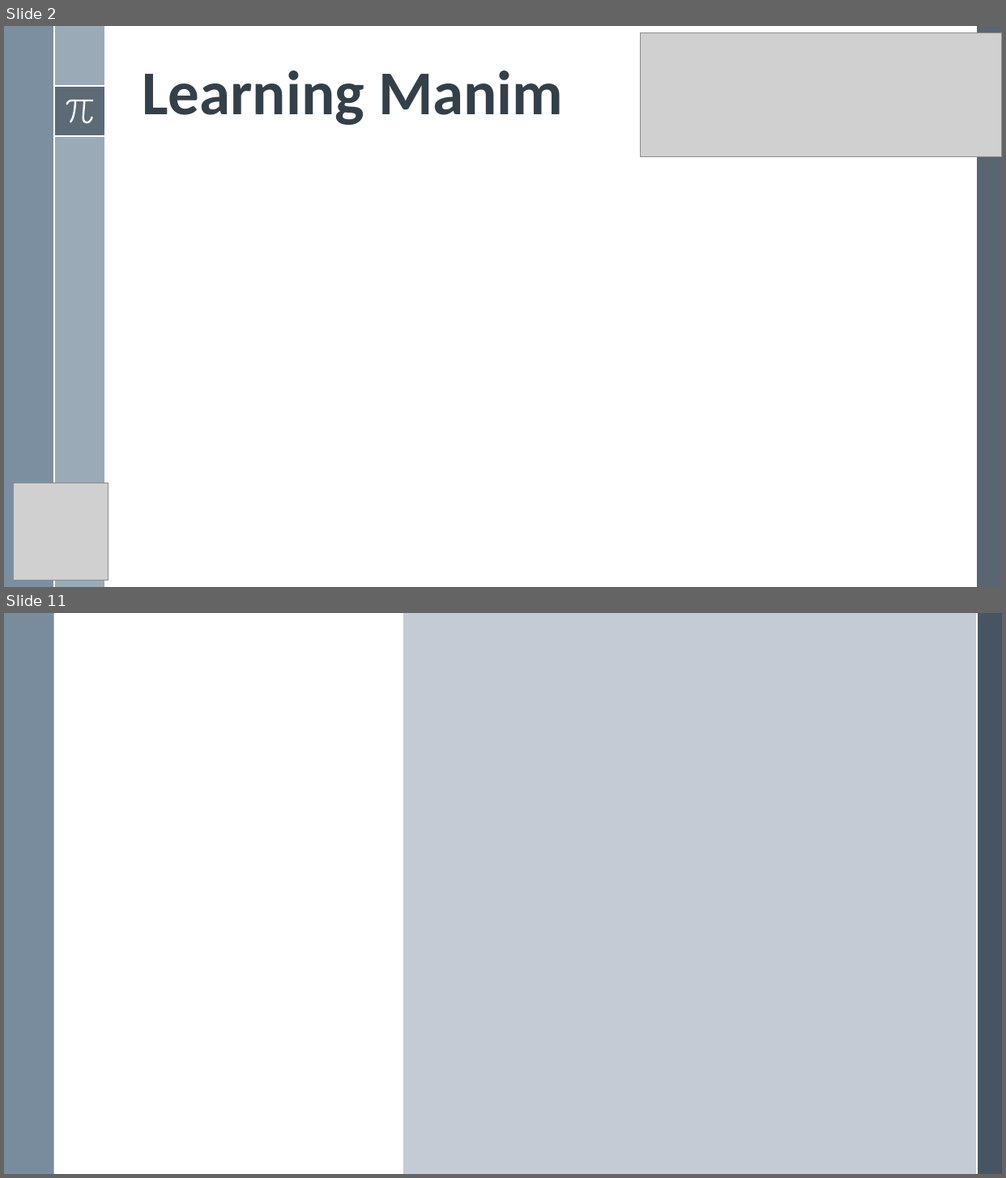
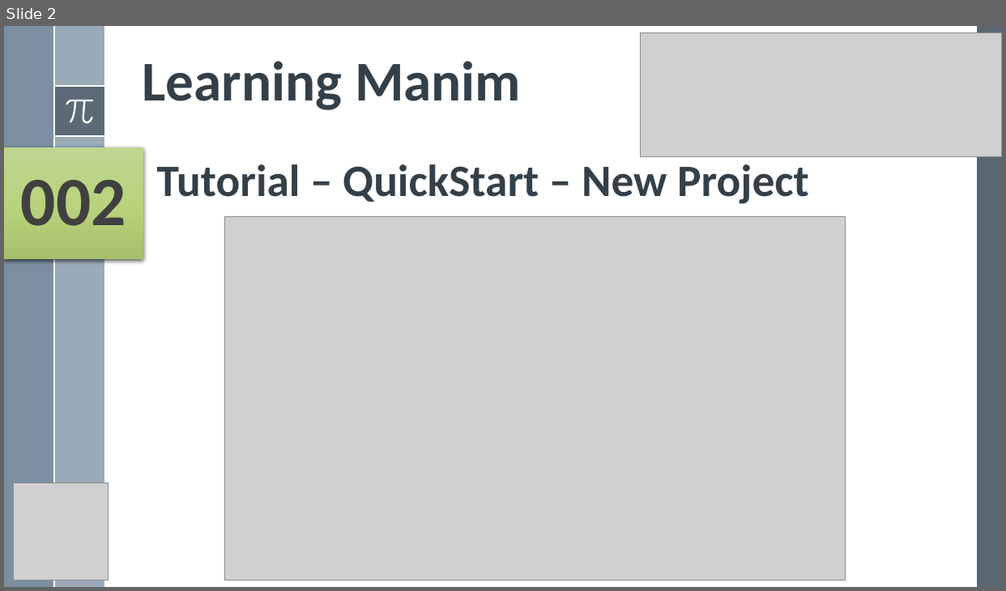
Before and after one commit to yasenstar/python, a slide deck: Manim/Learn Manim Library by Practice.pptx. Shown one above the other, each under a label of ours: slides 2 and 11 before the commit, slide 2 after it; the slides between them are not shown. The pictures are 1006x1178 and 1006x591 pixels, drawn with LibreOffice and Linux fonts; fonts in the diff are those of the drawing; grey boxes stand for pictures. Boxes give left, top, right and bottom in pixels: in the first picture for what was removed or moved away, otherwise in the second. Text is boxed around its words. In the diff, an @@ line names an element or a change of style, - is before the commit and + after.

Commit message:
add quickstart - project

```diff
--- a/Manim/Learn Manim Library by Practice.pptx
+++ b/Manim/Learn Manim Library by Practice.pptx
@@ slide 11 removed at (4, 613, 1002, 1174), background #FFFFFF @@
@@ rectangle removed at (4, 613, 54, 1174) @@
@@ rectangle removed at (403, 613, 978, 1174) @@
@@ line removed from (977, 613) to (977, 1174) @@
@@ rectangle removed at (978, 613, 1002, 1174) @@
@@ slide 2 changed as well @@
@@ title "Learning Manim" at (142, 61, 521, 110): size 60 to 54 pt @@
@@ rectangle added at (4, 148, 143, 259), fill gradient #C0D691 to #BAD47E to #A7C16B, 66.6 pt, text #404040, bold @@
+002
@@ text added at (157, 165, 809, 204), 43.2 pt, text #35404A, bold @@
+Tutorial – QuickStart – New Project
@@ picture added at (225, 217, 846, 581) @@
```
Also in this commit, not shown: 1 other slide changed, 8 other slides removed, 5 other files.
